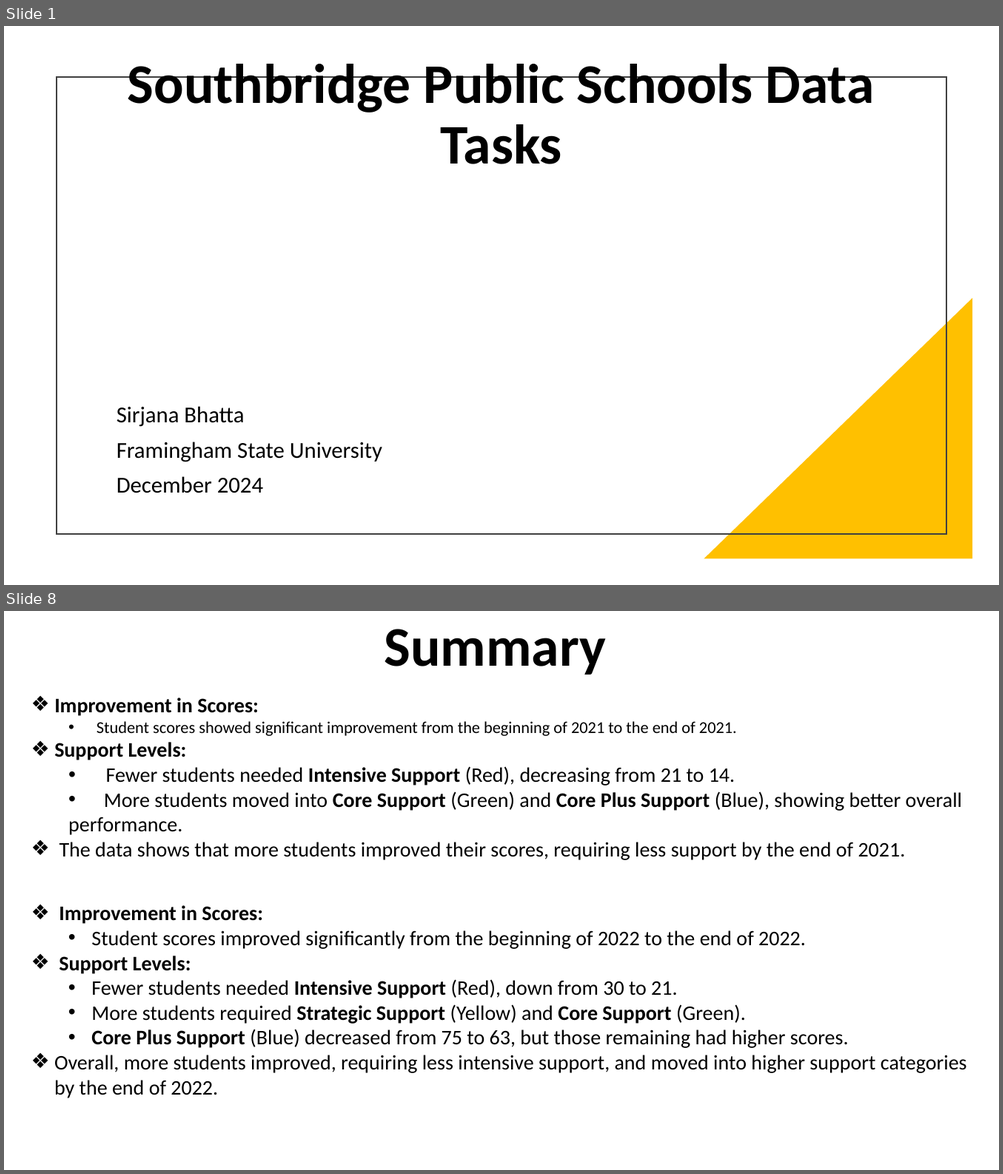
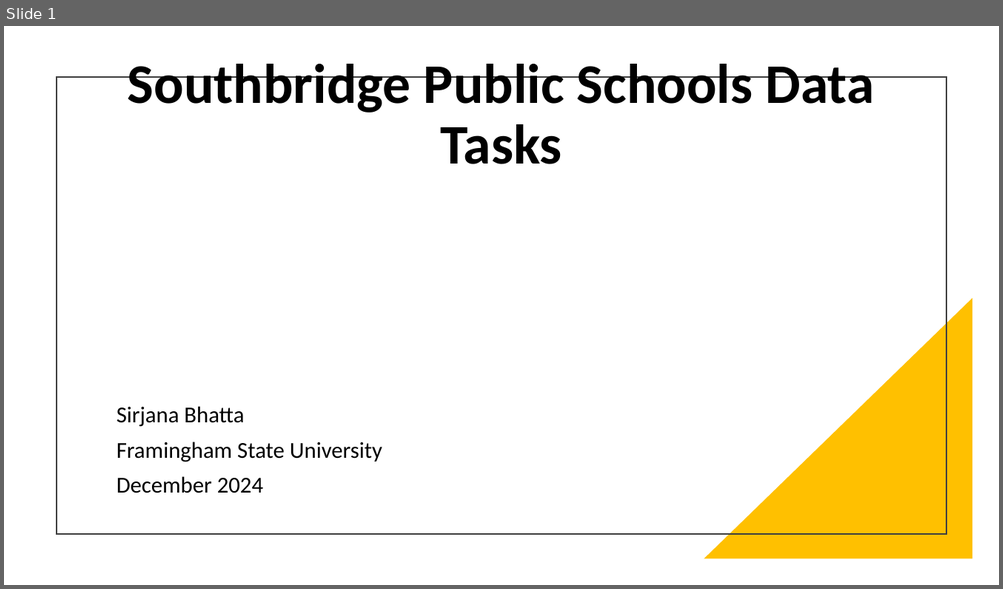
Before and after one commit to sirjanabhatta06/Southbridge-Public-Schools-Tasks, a slide deck: SirjanaBhatta-SouthbridgePublicSchools.pptx. Shown one above the other, each under a label of ours: slides 1 and 8 before the commit, slide 1 after it; the slides between them are not shown. The pictures are 1003x1174 and 1003x589 pixels, drawn with LibreOffice and Linux fonts; fonts in the diff are those of the drawing. Boxes give left, top, right and bottom in pixels: in the first picture for what was removed or moved away, otherwise in the second. Text is boxed around its words. In the diff, an @@ line names an element or a change of style, - is before the commit and + after.

```diff
--- a/SirjanaBhatta-SouthbridgePublicSchools.pptx
+++ b/SirjanaBhatta-SouthbridgePublicSchools.pptx
@@ slide 8 removed at (4,611,999,1170), background #FFFFFF @@
@@ title removed at (384,629,606,675) @@
-Summary
@@ subtitle removed at (54,698,962,860) @@
-❖ Improvement in Scores:
-  • Student scores showed significant improvement from the beginning of 2021 to the end of 2021.
-❖ Support Levels:
-  • Fewer students needed Intensive Support (Red), decreasing from 21 to 14.
-  • More students moved into Core Support (Green) and Core Plus Support (Blue), showing better overall performance.
-❖ The data shows that more students improved their scores, requiring less support by the end of 2021.
@@ text removed at (54,906,967,1099) @@
-❖ Improvement in Scores:
-  • Student scores improved significantly from the beginning of 2022 to the end of 2022.
-❖ Support Levels:
-  • Fewer students needed Intensive Support (Red), down from 30 to 21.
-  • More students required Strategic Support (Yellow) and Core Support (Green).
-  • Core Plus Support (Blue) decreased from 75 to 63, but those remaining had higher scores.
-❖ Overall, more students improved, requiring less intensive support, and moved into higher support categories by the end of 2022.
```
Also in this commit, not shown: 5 slides changed, 4 slides added, 2 other slides removed, 2 other files.
